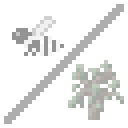
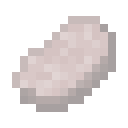
Revision of a layered w=128, h=128 image; what changed, layer by layer:
hid "Layer 1" over [4, 4, 124, 124]
hid group "drone or sapling" (2 layers) over [8, 12, 124, 120]
added layer "meat" above "upgrade" over [12, 16, 116, 112]
